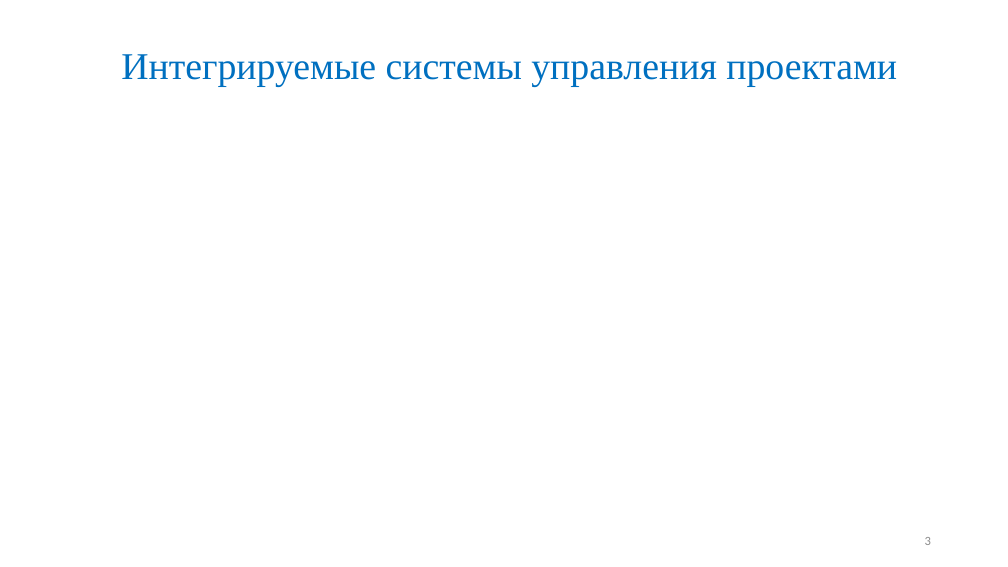
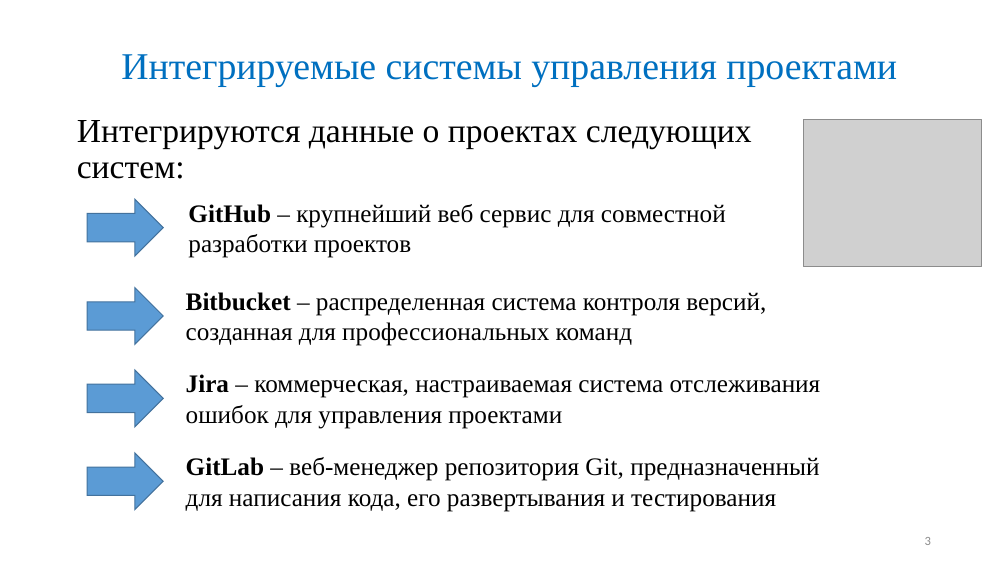
Before and after one commit to Maglus/-2017, a slide deck: slide 3 of Презентация ВКР2017.pptx. Drawn at 1008x567 pixels with LibreOffice and Linux fonts; fonts in the diff are those of the drawing; grey boxes stand for pictures. Boxes give left, top, right and bottom in pixels: in the first picture for what was removed or moved away, otherwise in the second. Text is boxed around its words. In the diff, an @@ line names an element or a change of style, - is before the commit and + after.

```diff
--- a/Презентация ВКР2017.pptx
+++ b/Презентация ВКР2017.pptx
@@ picture added at [803,119,982,267] @@
@@ text added at [77,120,752,179], 32 pt, text #000000 @@
+Интегрируются данные о проектах следующих систем:
@@ right arrow added at [87,200,163,256], fill #5B9BD5, outline #43739E 1 pt @@
@@ text added at [188,204,726,258], 24 pt, text #000000 @@
+GitHub – крупнейший веб сервис для совместной разработки проектов
@@ right arrow added at [87,287,163,344], fill #5B9BD5, outline #43739E 1 pt @@
@@ text added at [186,292,766,346], 24 pt, text #000000 @@
+Bitbucket – распределенная система контроля версий, созданная для профессиональных команд
@@ right arrow added at [87,370,163,426], fill #5B9BD5, outline #43739E 1 pt @@
@@ text added at [186,374,821,429], 24 pt, text #000000 @@
+Jira – коммерческая, настраиваемая система отслеживания ошибок для управления проектами
@@ right arrow added at [87,453,163,510], fill #5B9BD5, outline #43739E 1 pt @@
@@ text added at [186,457,819,512], 24 pt, text #000000 @@
+GitLab – веб-менеджер репозитория Git, предназначенный для написания кода, его развертывания и тестирования
```
Also in this commit, not shown: 3 other slides changed.
